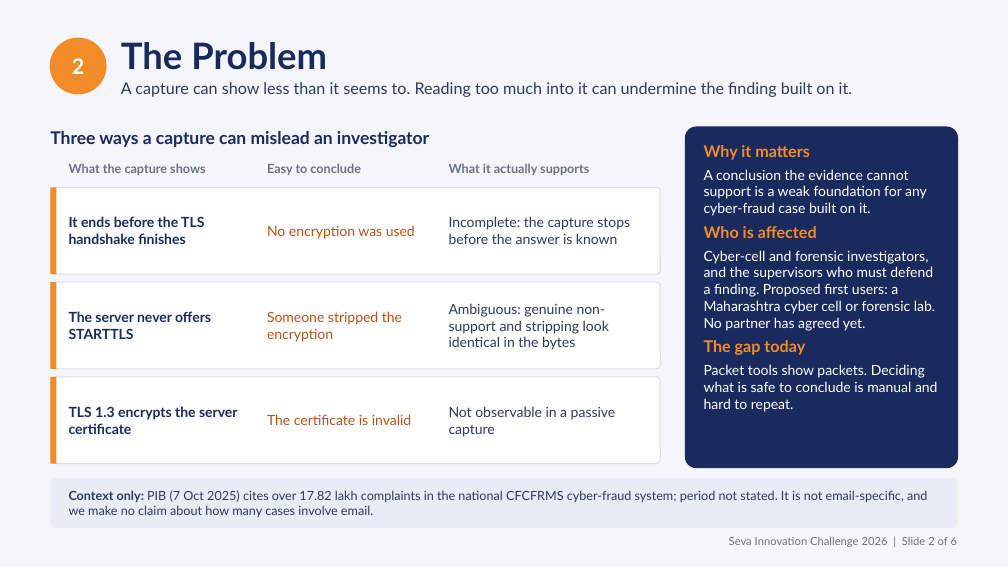
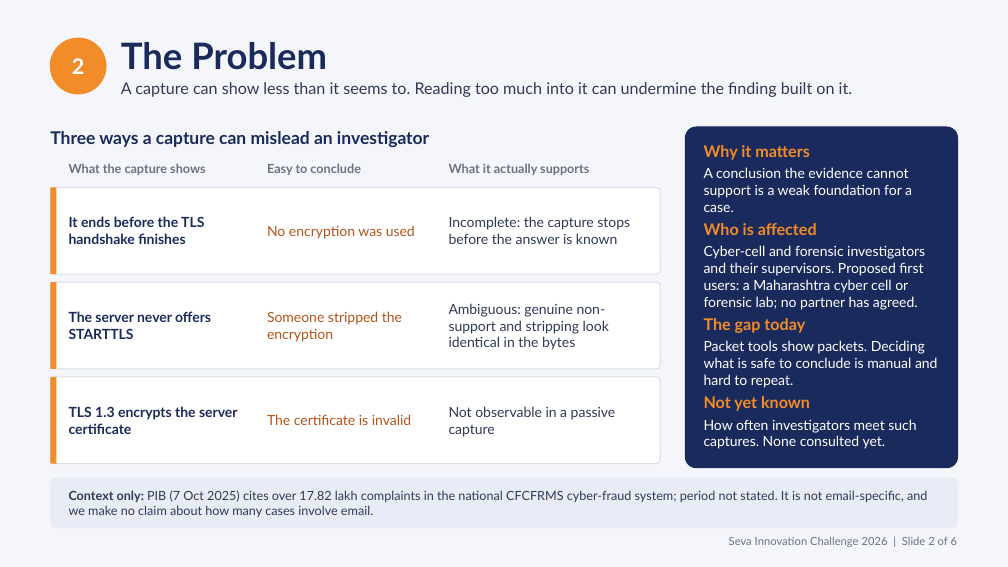
Before and after one commit to Sidd927/NyaySaakshya, a slide deck: slide 2 of submission/seva-innovation-challenge-2026/NyaySaakshya_Seva_Innovation_Challenge_2026.pptx. Drawn at 1008x567 pixels with LibreOffice and Linux fonts; fonts in the diff are those of the drawing. Boxes give left, top, right and bottom in pixels: in the first picture for what was removed or moved away, otherwise in the second. Text is boxed around its words. In the diff, an @@ line names an element or a change of style, - is before the commit and + after.

```diff
--- a/submission/seva-innovation-challenge-2026/NyaySaakshya_Seva_Innovation_Challenge_2026.pptx
+++ b/submission/seva-innovation-challenge-2026/NyaySaakshya_Seva_Innovation_Challenge_2026.pptx
@@ text at bbox=[704, 145, 938, 388]: less space between paragraphs @@
@@ text at bbox=[704, 167, 912, 212]: text changed @@
-A conclusion the evidence cannot support is a weak foundation for any cyber-fraud case built on it.
+A conclusion the evidence cannot support is a weak foundation for a case.
@@ text at bbox=[704, 245, 925, 310]: text changed @@
-Cyber-cell and forensic investigators, and the supervisors who must defend a finding. Proposed first users: a Maharashtra cyber cell or forensic lab. No partner has agreed yet.
+Cyber-cell and forensic investigators and their supervisors. Proposed first users: a Maharashtra cyber cell or forensic lab; no partner has agreed.
@@ text at bbox=[704, 396, 916, 449]: paragraphs added @@
+Not yet known
+How often investigators meet such captures. None consulted yet.
```
Also in this commit, not shown: 4 other slides changed, 2 other files.
